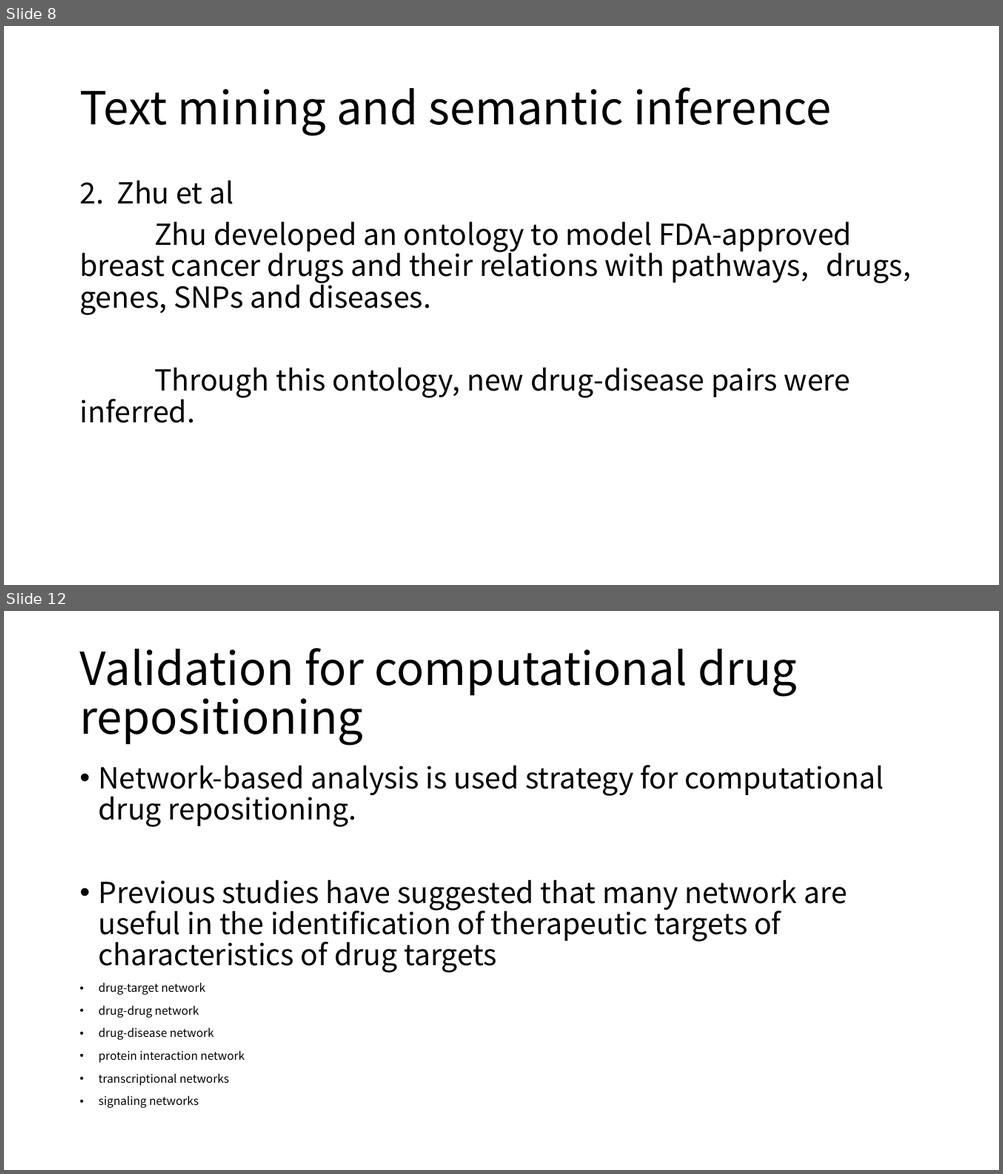
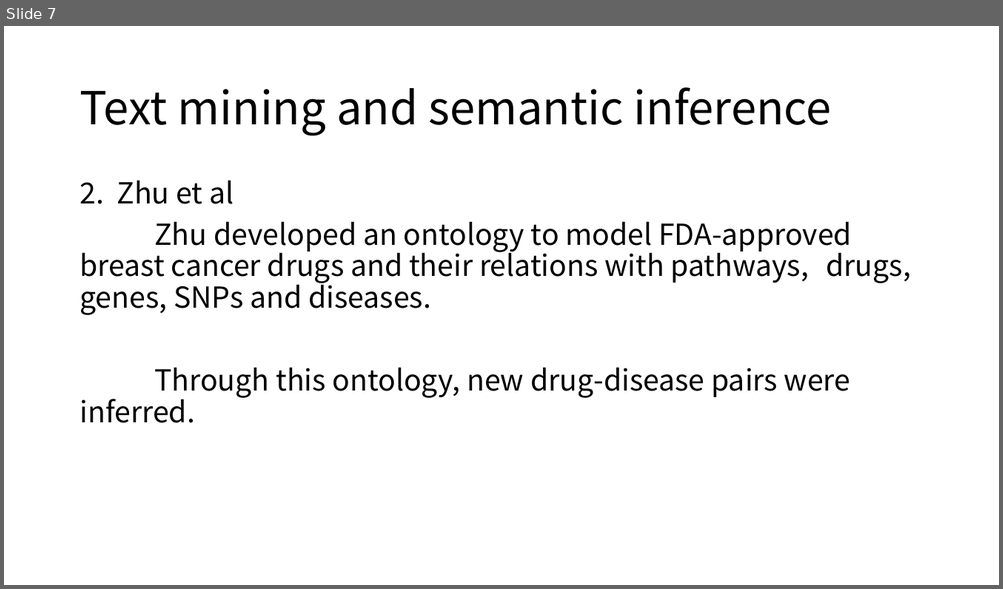
Before and after one commit to moklise/TIL, a slide deck: Review/[2] A Survey Off Current Trends In Computational Drug/A survey of current trends in computational drug.pptx. Shown one above the other, each under a label of ours: slides 8 and 12 before the commit, slide 7 after it; the slides between them are not shown. The pictures are 1003x1174 and 1003x589 pixels, drawn with LibreOffice and Linux fonts; fonts in the diff are those of the drawing. Boxes give left, top, right and bottom in pixels: in the first picture for what was removed or moved away, otherwise in the second. Text is boxed around its words. In the diff, an @@ line names an element or a change of style, - is before the commit and + after.

```diff
--- a/Review/[2] A Survey Off Current Trends In Computational Drug/A survey of current trends in computational drug.pptx
+++ b/Review/[2] A Survey Off Current Trends In Computational Drug/A survey of current trends in computational drug.pptx
@@ slide 12 removed at box(4, 611, 999, 1170), background #FFFFFF @@
@@ title removed at box(79, 648, 797, 746) @@
-Validation for computational drug repositioning
@@ text removed at box(99, 765, 884, 1108) @@
-• Network-based analysis is used strategy for computational drug repositioning.
-• Previous studies have suggested that many network are useful in the identification of therapeutic targets of characteristics of drug targets
-• drug-target network
-• drug-drug network
-• drug-disease network
-• protein interaction network
-• transcriptional networks
-• signaling networks
@@ what was slide 8 is now slide 7 @@
```
Also in this commit, not shown: 9 slides changed, 2 slides added.
